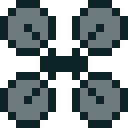
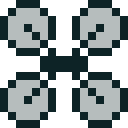
Layered file, before and after one edit (128px x 128px). Changes by layer:
"Layer 2": opacity 60% → 30% over left=8, top=8, right=120, bottom=120
